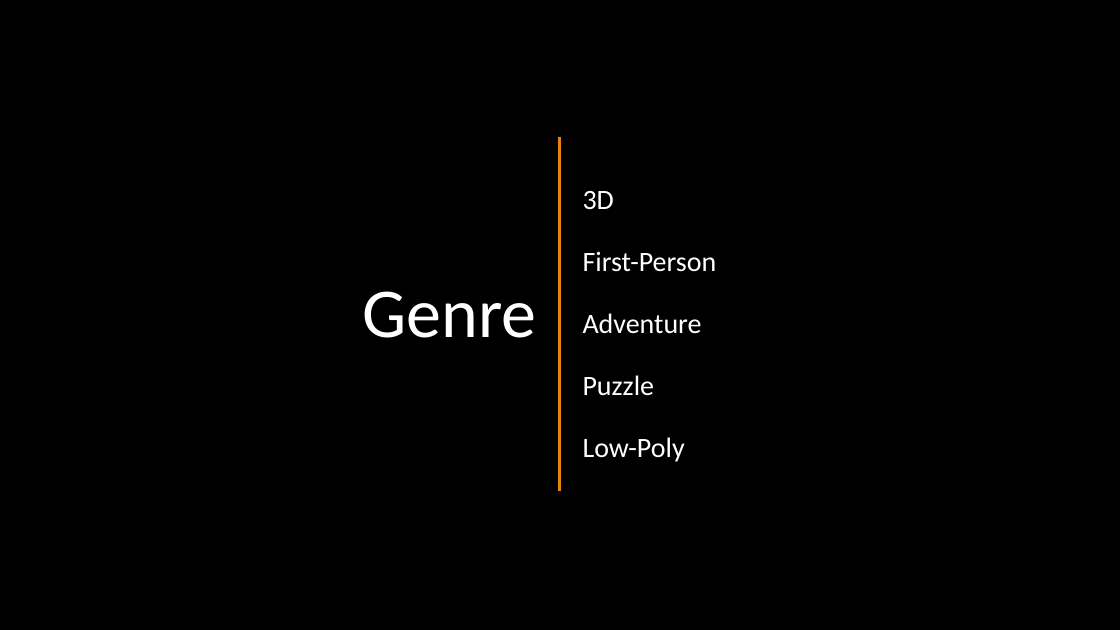
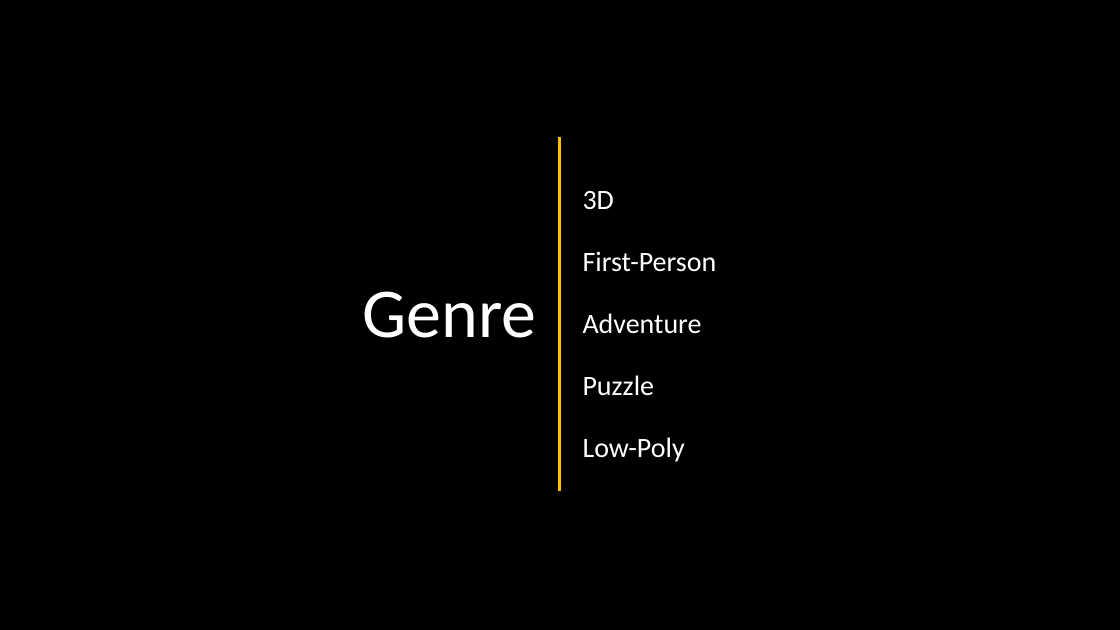
Before and after one commit to andrepucas/djd2_adventure_game_2020, a slide deck: slide 2 of Pitches/Concept_Pitch.pptx. Drawn at 1120x630 pixels with LibreOffice and Linux fonts; fonts in the diff are those of the drawing. Boxes give left, top, right and bottom in pixels: in the first picture for what was removed or moved away, otherwise in the second. Text is boxed around its words. In the diff, an @@ line names an element or a change of style, - is before the commit and + after.

```diff
--- a/Pitches/Concept_Pitch.pptx
+++ b/Pitches/Concept_Pitch.pptx
@@ line (560, 137) - (560, 491): stroke #E48312 3 pt to #FFC000 3 pt @@
```
Also in this commit, not shown: 1 other slide changed, 5 slides removed, 1 other file.
